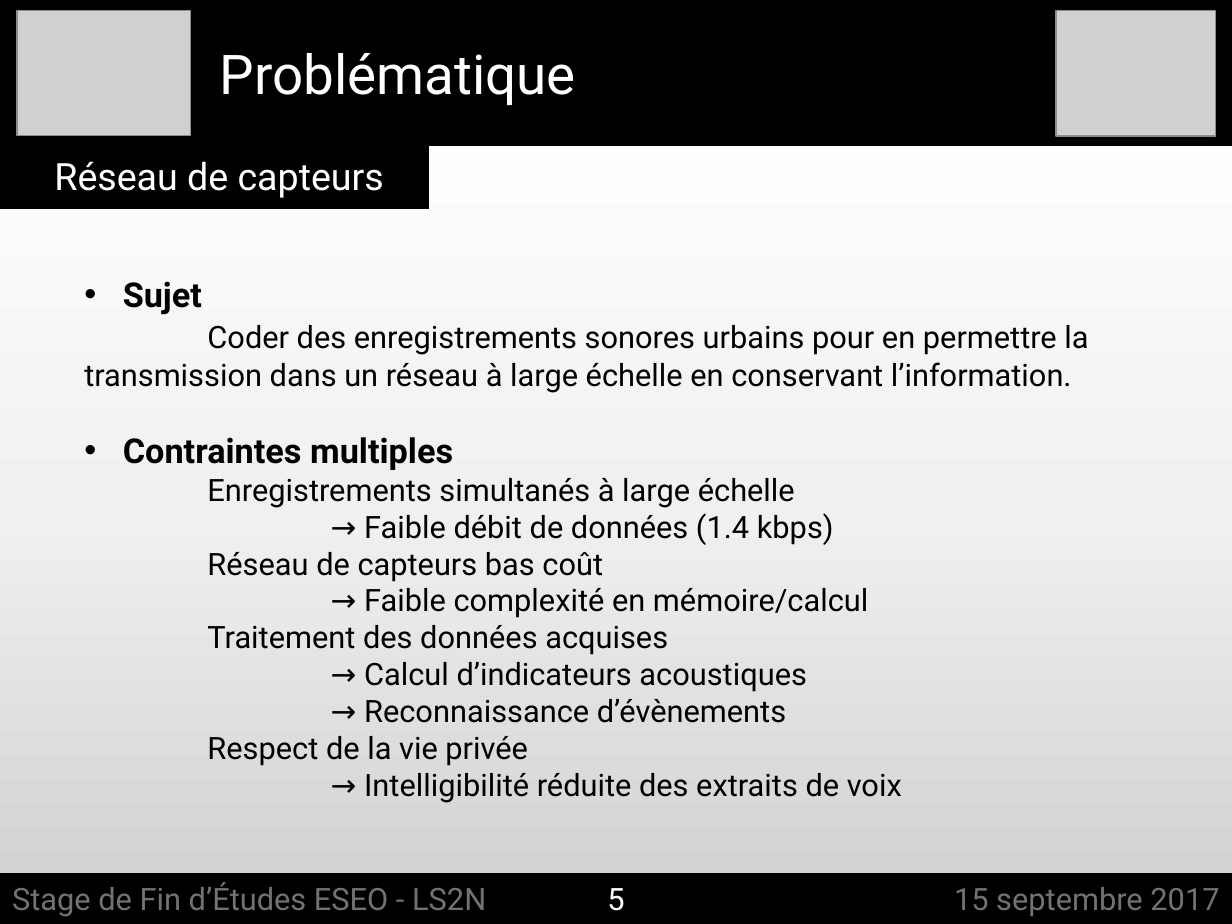
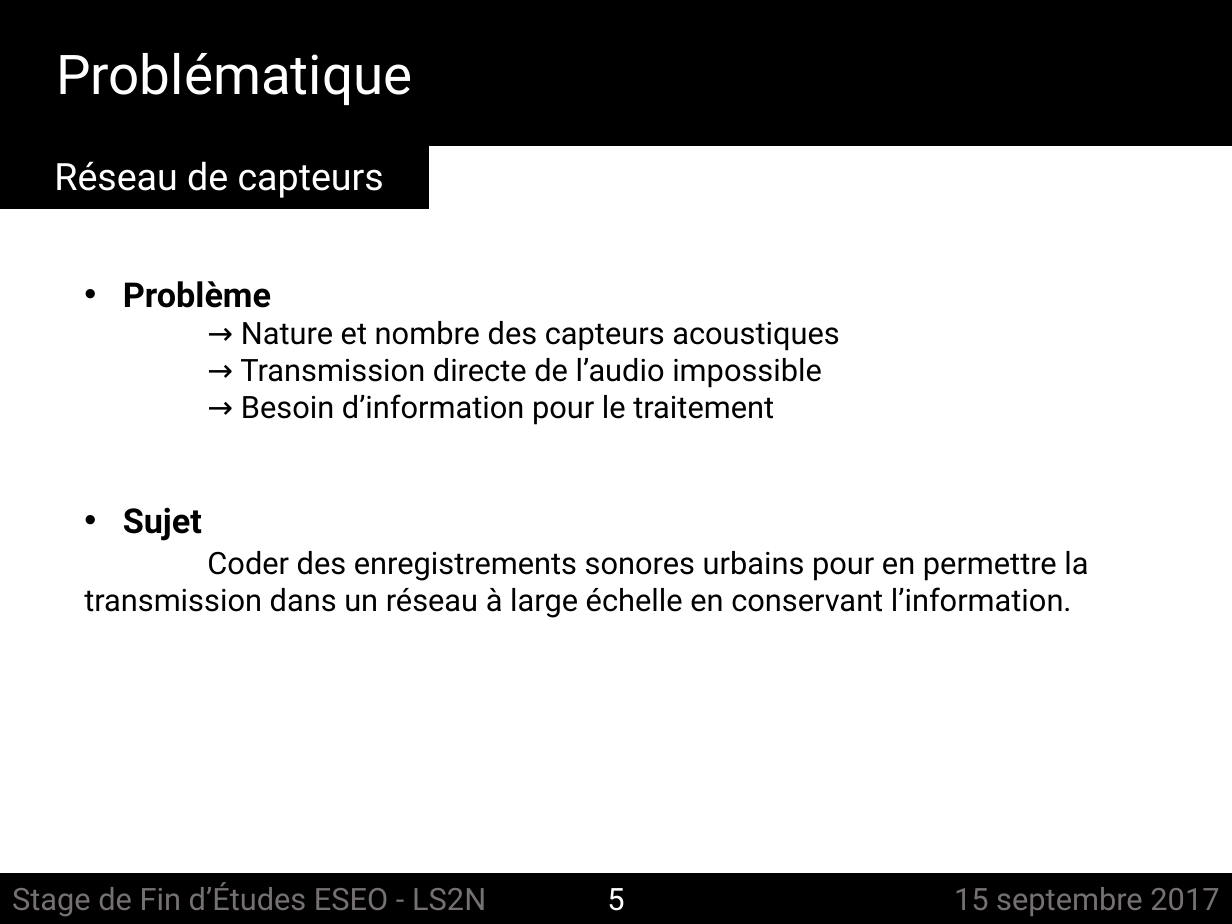
Before and after one commit to felixgontier/int-report, a slide deck: slide 5 of Soutenance_ESEO.pptx. Drawn at 1232x924 pixels with LibreOffice and Linux fonts; fonts in the diff are those of the drawing; grey boxes stand for pictures. Boxes give left, top, right and bottom in pixels: in the first picture for what was removed or moved away, otherwise in the second. Text is boxed around its words. In the diff, an @@ line names an element or a change of style, - is before the commit and + after.

```diff
--- a/Soutenance_ESEO.pptx
+++ b/Soutenance_ESEO.pptx
@@ background gradient #FFFFFF to #F0F0F0 to #D0CECE to #FFFFFF @@
@@ picture removed at [17,11,191,136] @@
@@ picture removed at [1056,11,1215,137] @@
@@ text "Problématique": place and size @@
-text "Problématique" at [219,53,575,105]
+text "Problématique" at [56,53,412,105]
@@ text at [123,281,840,425]: paragraphs added @@
+• Problème
+→ Nature et nombre des capteurs acoustiques
+→ Transmission directe de l’audio impossible
+→ Besoin d’information pour le traitement
@@ text at [123,437,902,803]: paragraphs removed @@
-• Contraintes multiples
-Enregistrements simultanés à large échelle
-→ Faible débit de données (1.4 kbps)
-Réseau de capteurs bas coût
-→ Faible complexité en mémoire/calcul
-Traitement des données acquises
-→ Calcul d’indicateurs acoustiques
-→ Reconnaissance d’évènements
-Respect de la vie privée
-→ Intelligibilité réduite des extraits de voix
```
Also in this commit, not shown: 21 other slides changed, 1 slide added, 1 slide removed, 2 other files.
